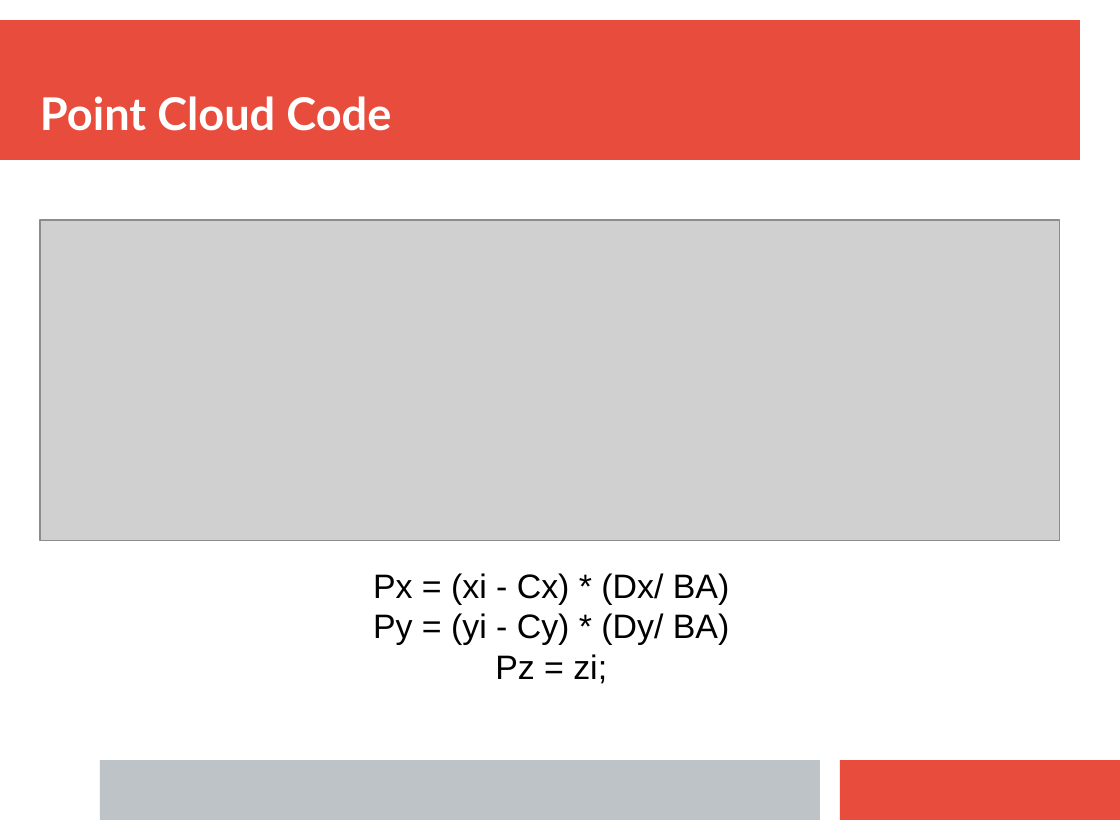
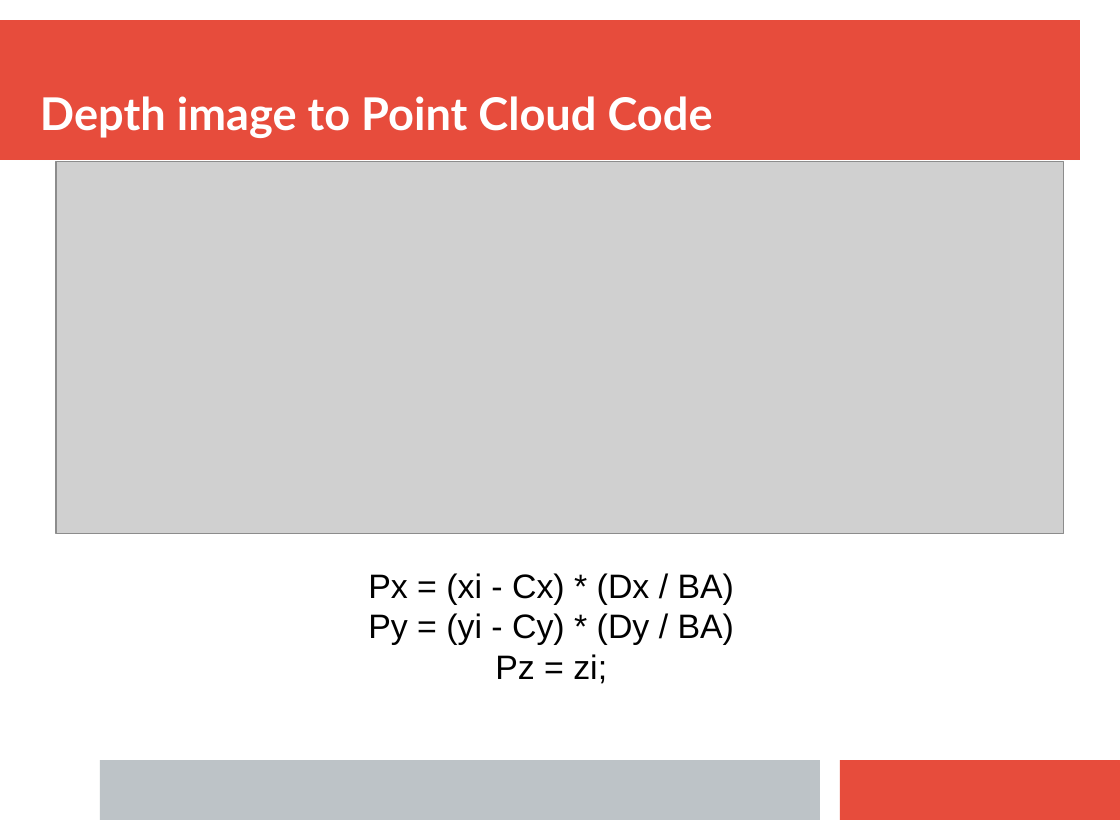
Before and after one commit to ALEXJAZZ008008/MSc-Dissertation, a slide deck: slide 7 of Report/Misc/Journal.odp. Drawn at 1120x840 pixels with LibreOffice and Linux fonts; fonts in the diff are those of the drawing; grey boxes stand for pictures. Boxes give left, top, right and bottom in pixels: in the first picture for what was removed or moved away, otherwise in the second. Text is boxed around its words. In the diff, an @@ line names an element or a change of style, - is before the commit and + after.

```diff
--- a/Report/Misc/Journal.odp
+++ b/Report/Misc/Journal.odp
@@ title at [40, 96, 713, 138]: text changed @@
-Point Cloud Code
+Depth image to Point Cloud Code
@@ picture: place and size @@
-picture at [40, 221, 1060, 542]
+picture at [56, 162, 1064, 534]
@@ text at [368, 573, 734, 645]: spaces changed @@
-Px = (xi - Cx) * (Dx/ BA)
-Py = (yi - Cy) * (Dy/ BA)
+Px = (xi - Cx) * (Dx / BA)
+Py = (yi - Cy) * (Dy / BA)
```
Also in this commit, not shown: 2 other slides changed, 4 slides added, 2 slides removed, 8 other files.
